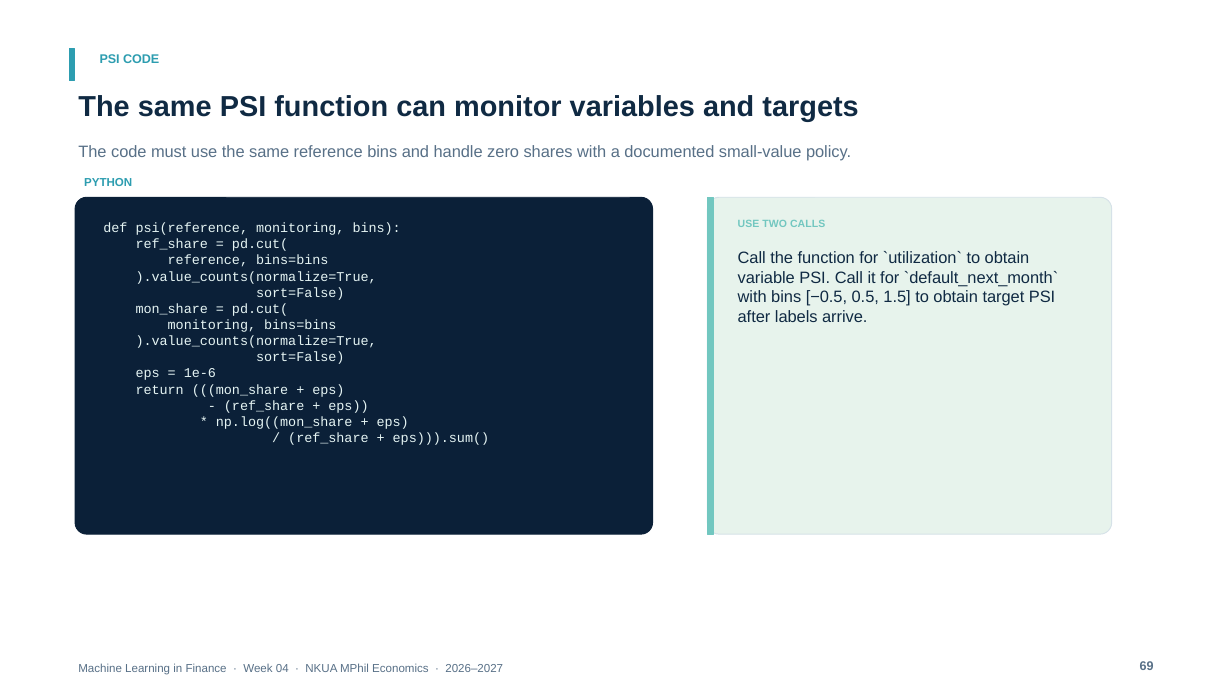
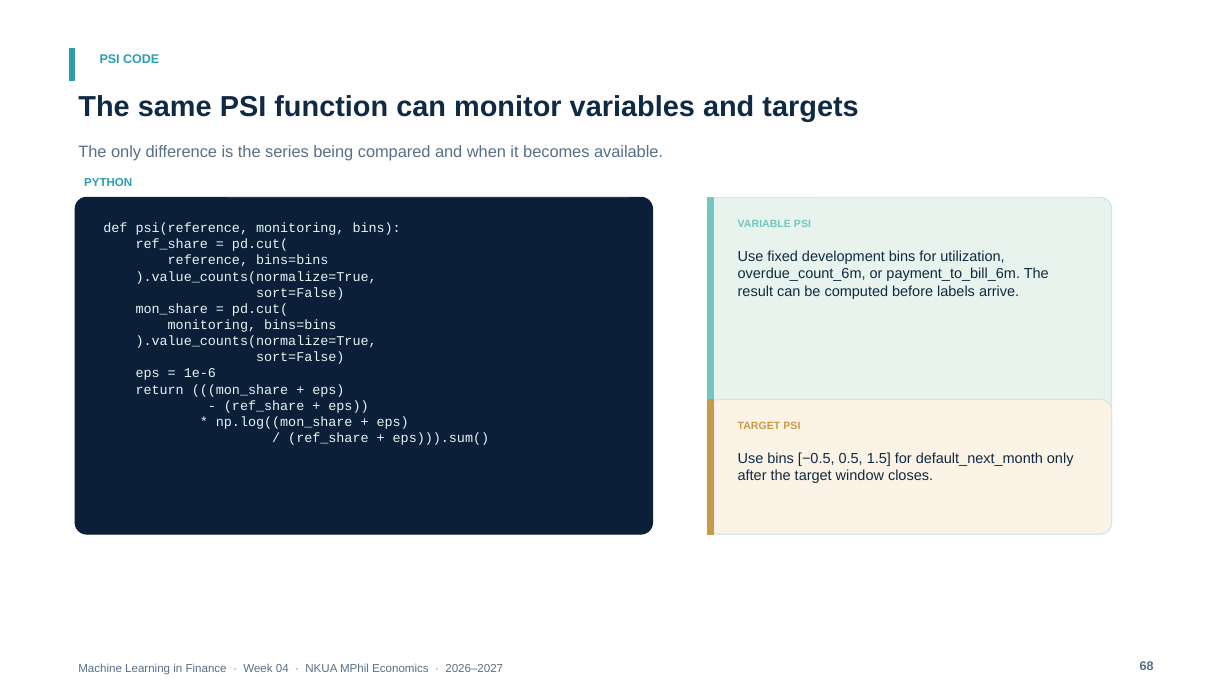
Before and after one commit to fkottas/Teaching-Courses, a slide deck: slide 68 of Machine Learning in Finance/2026-2027/lectures/week-04/slides/Lecture_04_Feature_Engineering_for_Financial_Data_2026-2027.pptx (slide 69 before the commit). Drawn at 1232x693 pixels with LibreOffice and Linux fonts; fonts in the diff are those of the drawing. Boxes give left, top, right and bottom in pixels: in the first picture for what was removed or moved away, otherwise in the second. Text is boxed around its words. In the diff, an @@ line names an element or a change of style, - is before the commit and + after.

```diff
--- a/Machine Learning in Finance/2026-2027/lectures/week-04/slides/Lecture_04_Feature_Engineering_for_Financial_Data_2026-2027.pptx
+++ b/Machine Learning in Finance/2026-2027/lectures/week-04/slides/Lecture_04_Feature_Engineering_for_Financial_Data_2026-2027.pptx
@@ text at bbox=[78, 145, 663, 161]: text changed @@
-The code must use the same reference bins and handle zero shares with a documented small-value policy.
+The only difference is the series being compared and when it becomes available.
@@ text at bbox=[738, 220, 811, 227]: text changed @@
-USE TWO CALLS
+VARIABLE PSI
@@ text at bbox=[738, 250, 1049, 299]: text changed; size 12.8 to 11.2 pt @@
-Call the function for `utilization` to obtain variable PSI. Call it for `default_next_month` with bins [−0.5, 0.5, 1.5] to obtain target PSI after labels arrive.
+Use fixed development bins for utilization, overdue_count_6m, or payment_to_bill_6m. The result can be computed before labels arrive.
@@ rounded rectangle added at bbox=[708, 399, 1113, 534], fill #FBF3E5, outline #D6E2E8 0.75 pt @@
@@ rectangle added at bbox=[708, 399, 714, 534], fill #C99A45, outline #C99A45 0.75 pt @@
@@ text added at bbox=[738, 421, 800, 429], 8.2 pt, text #C99A45, bold @@
+TARGET PSI
@@ text added at bbox=[738, 452, 1074, 483], 11.2 pt, text #102A43 @@
+Use bins [−0.5, 0.5, 1.5] for default_next_month only after the target window closes.
```
Also in this commit, not shown: 2 other slides changed, 9 slides added, 9 slides removed, 8 other files.
